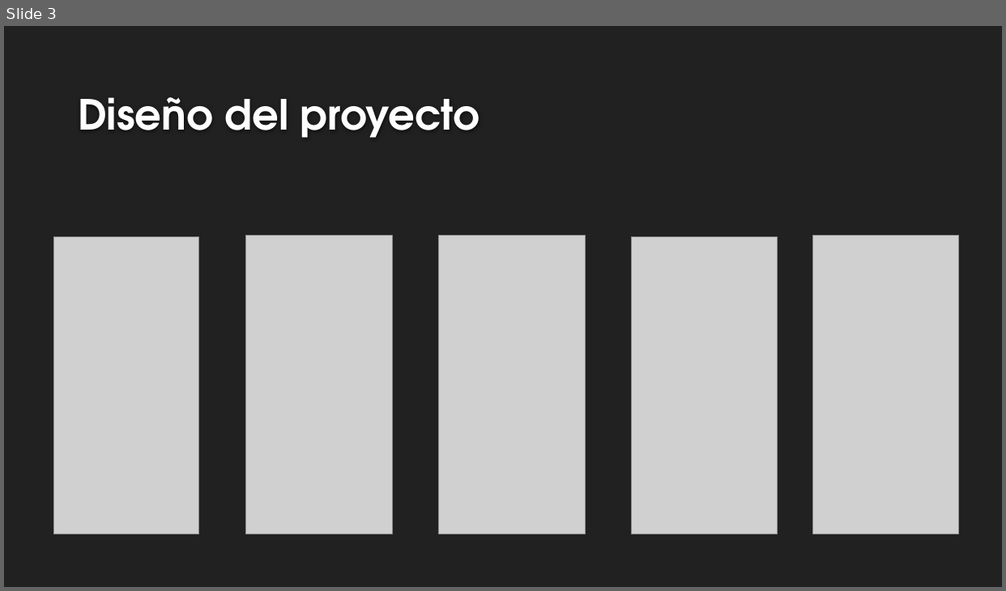
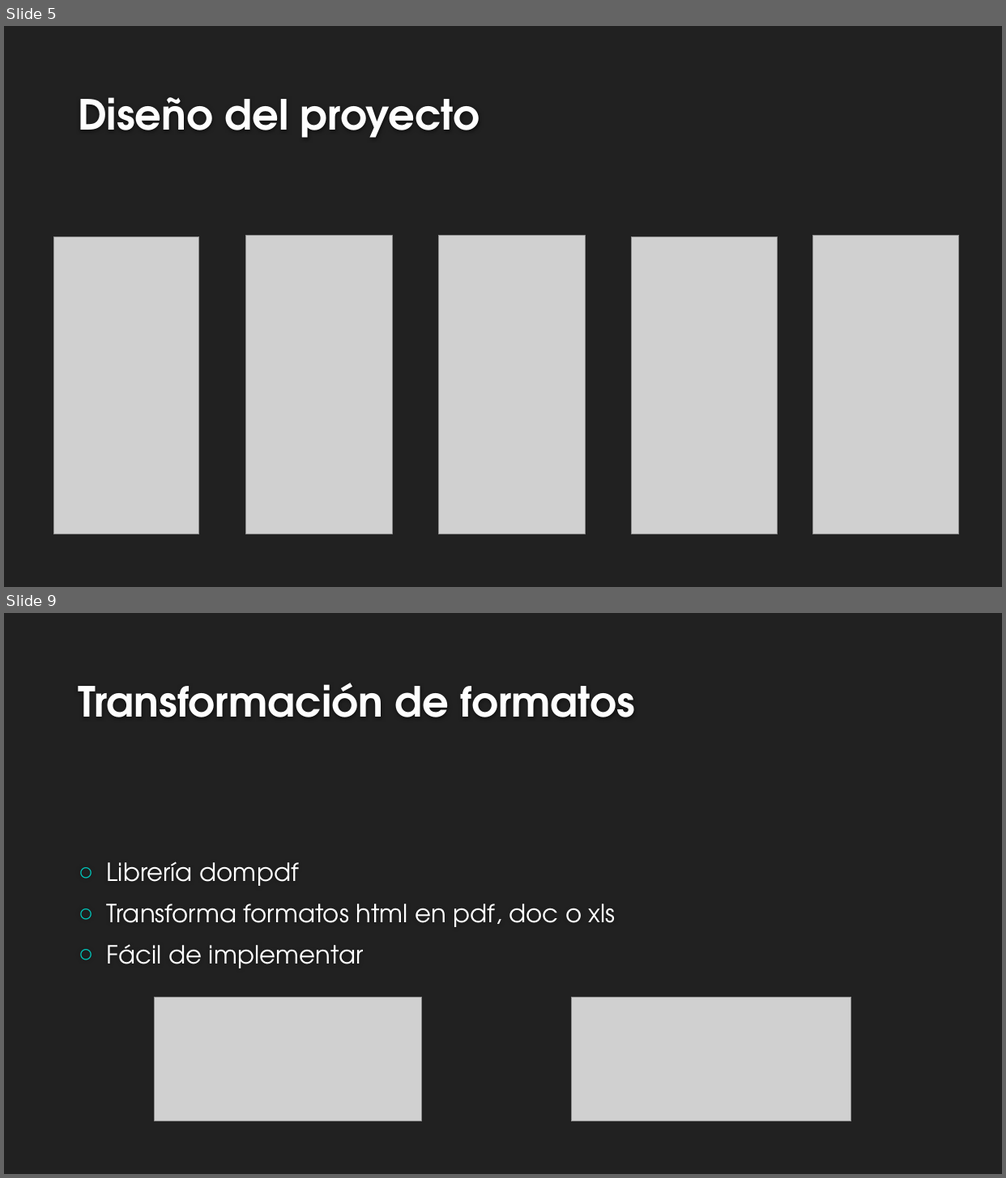
Before and after one commit to ABPMultimediaUA/SchoolApp, a slide deck: Desarrollo/SDM/MemoriaABP 16Ene/PresentaciónSDM.pptx. Shown one above the other, each under a label of ours: slide 3 before the commit, slides 5 and 9 after it; the slides between them are not shown. The pictures are 1006x591 and 1006x1178 pixels, drawn with LibreOffice and Linux fonts; fonts in the diff are those of the drawing; grey boxes stand for pictures; background and template pictures are left out. Boxes give left, top, right and bottom in pixels: in the first picture for what was removed or moved away, otherwise in the second. Text is boxed around its words. In the diff, an @@ line names an element or a change of style, - is before the commit and + after.

```diff
--- a/Desarrollo/SDM/MemoriaABP 16Ene/PresentaciónSDM.pptx
+++ b/Desarrollo/SDM/MemoriaABP 16Ene/PresentaciónSDM.pptx
@@ slide 9 added at bbox=[4, 613, 1002, 1174], background #212121 @@
@@ title added at bbox=[78, 683, 634, 717], 40 pt, text #FEFEFE, bold @@
+Transformación de formatos
@@ text added at bbox=[107, 862, 616, 969], 24 pt, text #FFFFFF @@
+○ Librería dompdf
+○ Transforma formatos html en pdf, doc o xls
+○ Fácil de implementar
@@ picture added at bbox=[155, 997, 422, 1122] @@
@@ picture added at bbox=[572, 997, 851, 1122] @@
@@ what was slide 3 is now slide 5 @@
```
Also in this commit, not shown: 4 slides changed, 8 other slides added, 2 slides removed, 1 other file.
